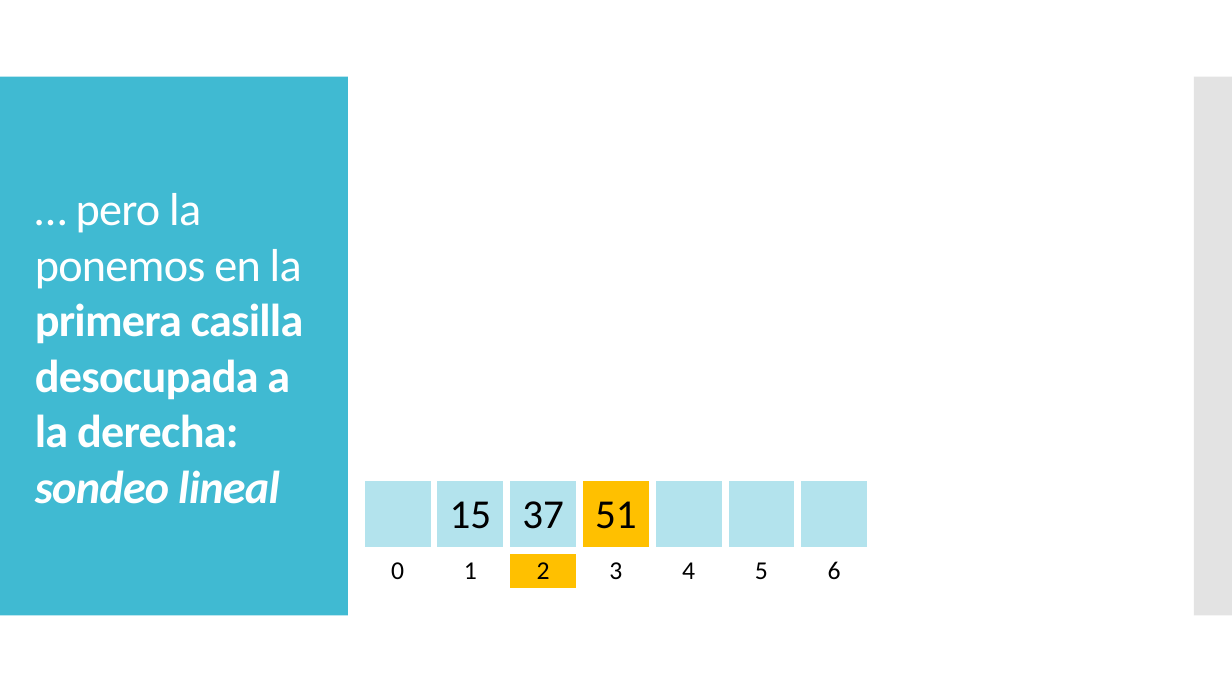
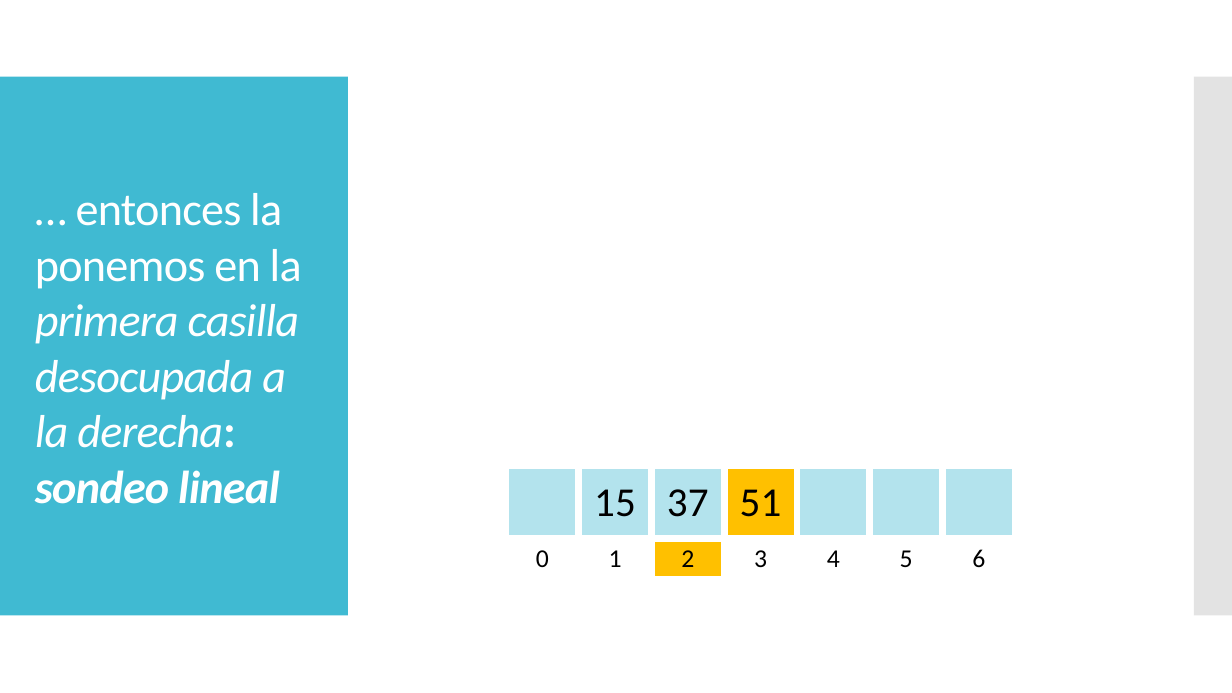
Before and after one commit to chris-carstens/2020-2, a slide deck: slide 22 of Clases/11 - Tablas de Hash/Tablas de hash.pptx (slide 26 before the commit). Drawn at 1232x693 pixels with LibreOffice and Linux fonts; fonts in the diff are those of the drawing; grey boxes stand for pictures. Boxes give left, top, right and bottom in pixels: in the first picture for what was removed or moved away, otherwise in the second. Text is boxed around its words. In the diff, an @@ line names an element or a change of style, - is before the commit and + after.

```diff
--- a/Clases/11 - Tablas de Hash/Tablas de hash.pptx
+++ b/Clases/11 - Tablas de Hash/Tablas de hash.pptx
@@ title at (x1=35, y1=193, x2=302, y2=504): text changed; bold off; italic on @@
-… pero la ponemos en la primera casilla desocupada a la derecha: sondeo lineal
+… entonces la ponemos en la primera casilla desocupada a la derecha: sondeo lineal
@@ table moved from (x1=361, y1=478, x2=872, y2=591) to (x1=506, y1=466, x2=1018, y2=579) @@
```
Also in this commit, not shown: 20 other slides changed, 9 slides added, 5 slides removed, 3 other files.
